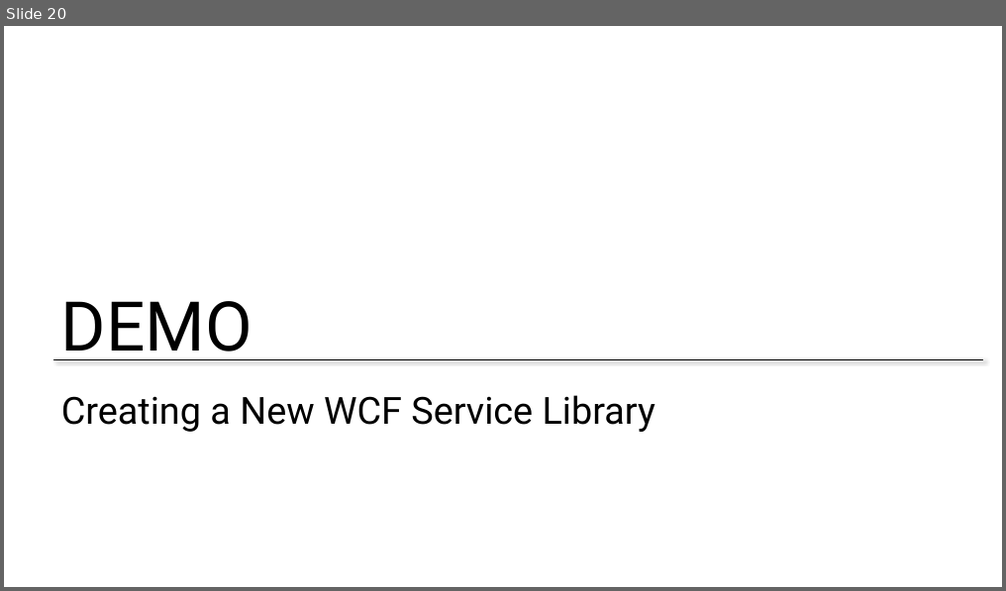
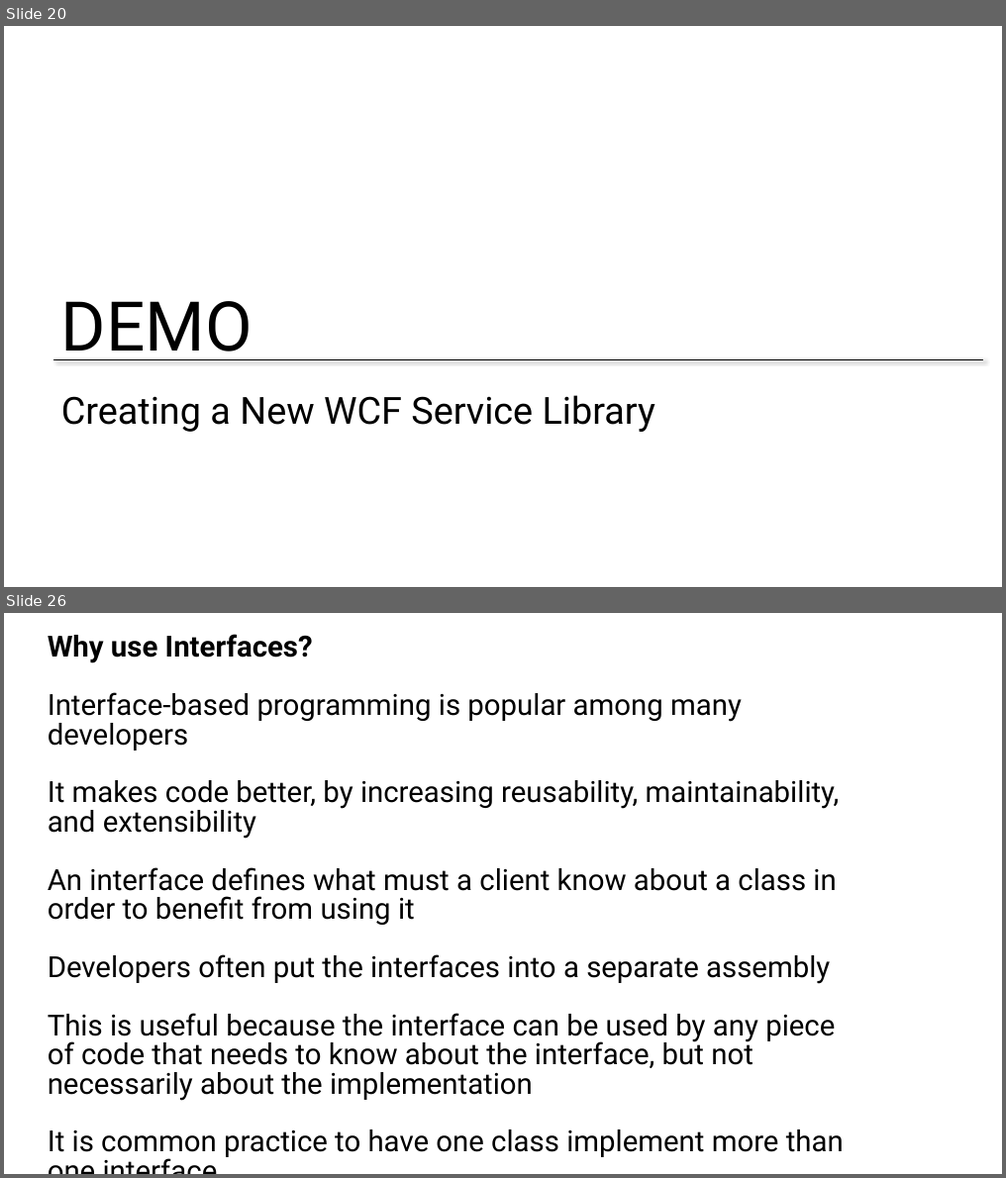
Before and after one commit to BretStateham/MVAWebServicesAndAzure, a slide deck: 01-WCFServices/01-WCFServices.pptx. Shown one above the other, each under a label of ours: slide 20 before the commit, slides 20 and 26 after it; the slides between them are not shown. The pictures are 1006x591 and 1006x1178 pixels, drawn with LibreOffice and Linux fonts; fonts in the diff are those of the drawing; background and template pictures are left out. Boxes give left, top, right and bottom in pixels: in the first picture for what was removed or moved away, otherwise in the second. Text is boxed around its words. In the diff, an @@ line names an element or a change of style, - is before the commit and + after.

```diff
--- a/01-WCFServices/01-WCFServices.pptx
+++ b/01-WCFServices/01-WCFServices.pptx
@@ slide 26 added at (4,613,1002,1174), background #FFFFFF @@
@@ text added at (48,634,844,1159), 28 pt, text #000000 @@
+Why use Interfaces?
+Interface-based programming is popular among many developers
+It makes code better, by increasing reusability, maintainability, and extensibility
+An interface defines what must a client know about a class in order to benefit from using it
+Developers often put the interfaces into a separate assembly
+This is useful because the interface can be used by any piece of code that needs to know about the interface, but not necessarily about the implementation
+It is common practice to have one class implement more than one interface
```
Also in this commit, not shown: 30 other slides added.
